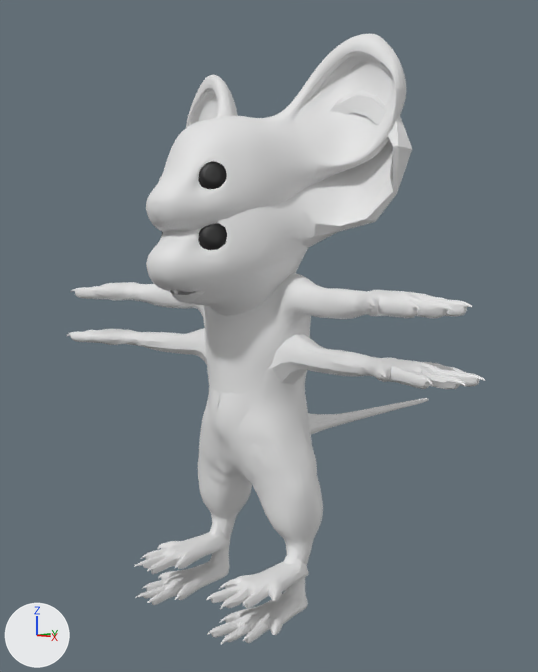
The Blender file Mouse Clean (1).blend, before and after one commit.
Both versions are drawn from a 50 mm lens placed at (7.33, -6.73, 4.64), pointed at (-1.14, 1.81, 3.47). The axes (+X, +Y, +Z) are drawn at lower left. The lights are the same throughout.

Objects in the first picture: 'Mouse', 'Mouse.001'.
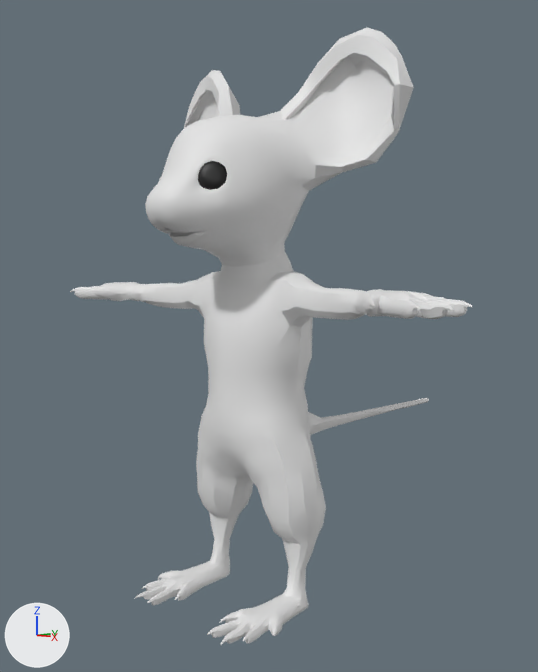
The change, as a list of edits to the scene's bpy script:
```text
Change me_mouse:
    used by ob_mouse; location = (-0.03, 0.0, 2.99)
    remove me_mouse.from_pydata(...)  # 2597 vertices, 2554 faces; spans x -0.01..3.55, y -1.28..4.76, z -2.99..4.57
    add me_mouse.from_pydata(...)  # 2550 vertices, 2512 faces; spans x -0.01..3.55, y -1.28..4.78, z -2.99..4.57
    me_mouse part 1
    58 vertices are removed from x -0.01..1.08, y -0.08..2.68, z -1.67..-0.62
    87 faces are deleted
    34 vertices move from x 0.0..0.96, y 0.08..4.76, z -2.05..-0.53 to x 0.0..1.0, y 0.06..4.78, z -2.06..-0.52
    20 vertices are added at x 0.0..1.07, y -0.02..2.68, z -1.64..-0.62
    50 new faces join them, mat_material_002 (white #e7e7e7)
Change ob_mouse:
    remove _m = ob_mouse.modifiers.new('Subdivision', 'SUBSURF')
Change ob_mouse_001:
    add ob_mouse_001.hide_set(True)
```

Where the change shows, as pixel boxes [x1, y1, x2, y2] in the pictures (538 x 672 px):
'Mouse', reshaped, modifiers changed: before [70, 34, 472, 645]; after [70, 28, 473, 645]
'Mouse.001', hidden: before [67, 90, 485, 609]
part 1 of me_mouse, cut back: before [198, 398, 428, 557]; after [196, 398, 429, 558]
